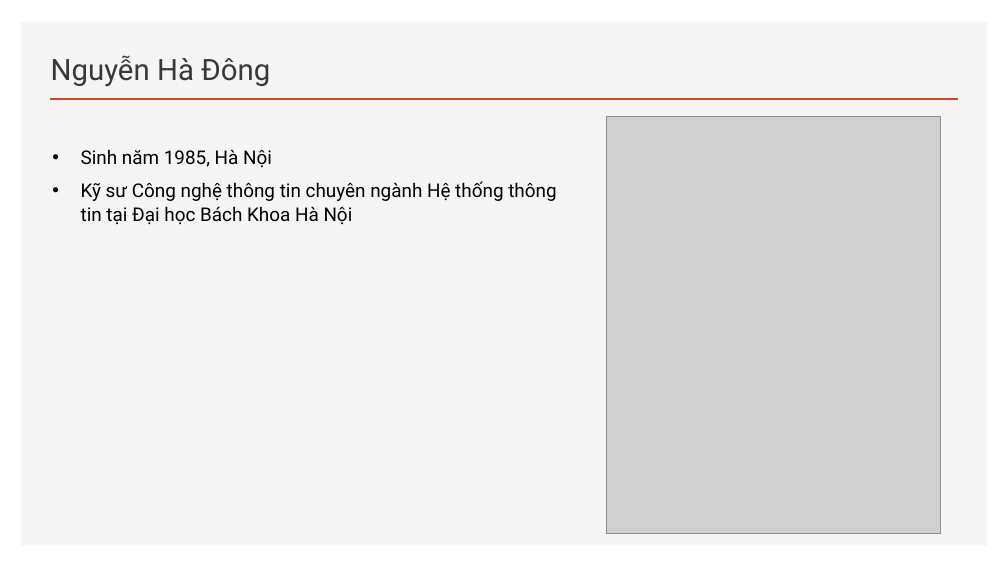
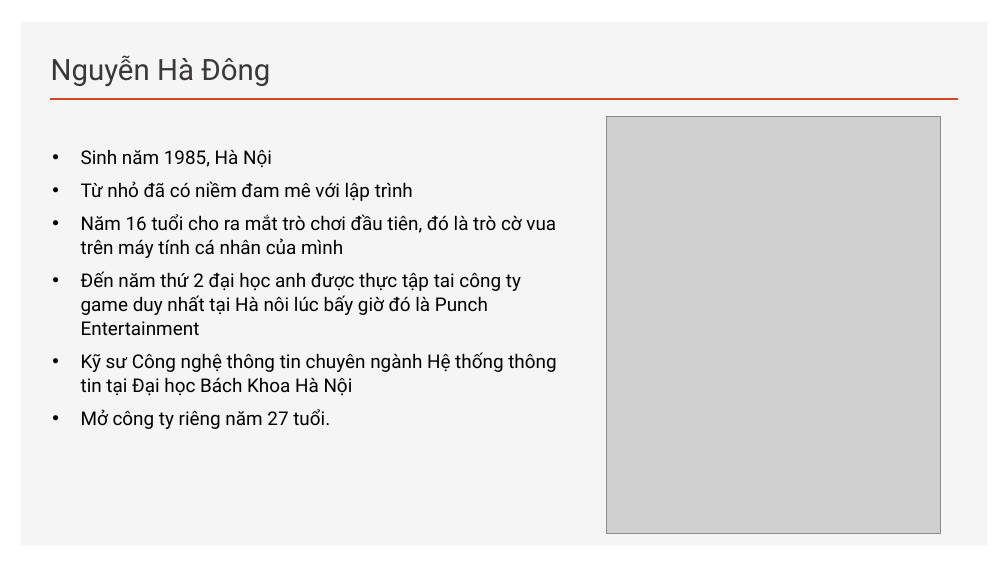
Before and after one commit to pvthang1609/pvthang1609.github.io, a slide deck: slide 2 of smallProject/flappy-bird-new/doc/Flappy Bird.pptx. Drawn at 1008x567 pixels with LibreOffice and Linux fonts; fonts in the diff are those of the drawing; grey boxes stand for pictures. Boxes give left, top, right and bottom in pixels: in the first picture for what was removed or moved away, otherwise in the second. Text is boxed around its words. In the diff, an @@ line names an element or a change of style, - is before the commit and + after.

Commit message:
'edit'

```diff
--- a/smallProject/flappy-bird-new/doc/Flappy Bird.pptx
+++ b/smallProject/flappy-bird-new/doc/Flappy Bird.pptx
@@ text at (81, 181, 556, 335): paragraphs added @@
+• Từ nhỏ đã có niềm đam mê với lập trình
+• Năm 16 tuổi cho ra mắt trò chơi đầu tiên, đó là trò cờ vua trên máy tính cá nhân của mình
+• Đến năm thứ 2 đại học anh được thực tập tai công ty game duy nhất tại Hà nôi lúc bấy giờ đó là Punch Entertainment
@@ text at (81, 409, 330, 429): paragraph added @@
+• Mở công ty riêng năm 27 tuổi.
```
Also in this commit, not shown: 1 other slide changed, 1 slide added.
